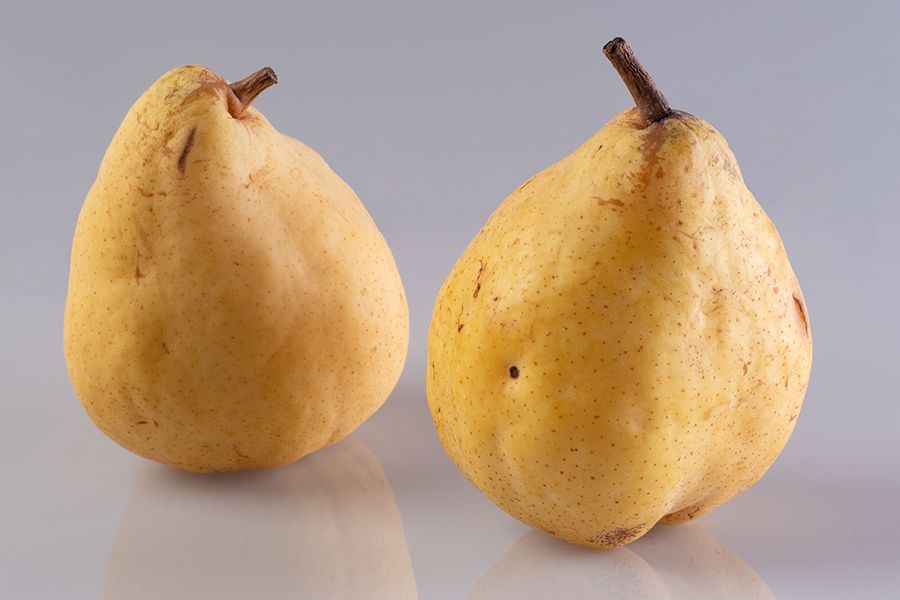
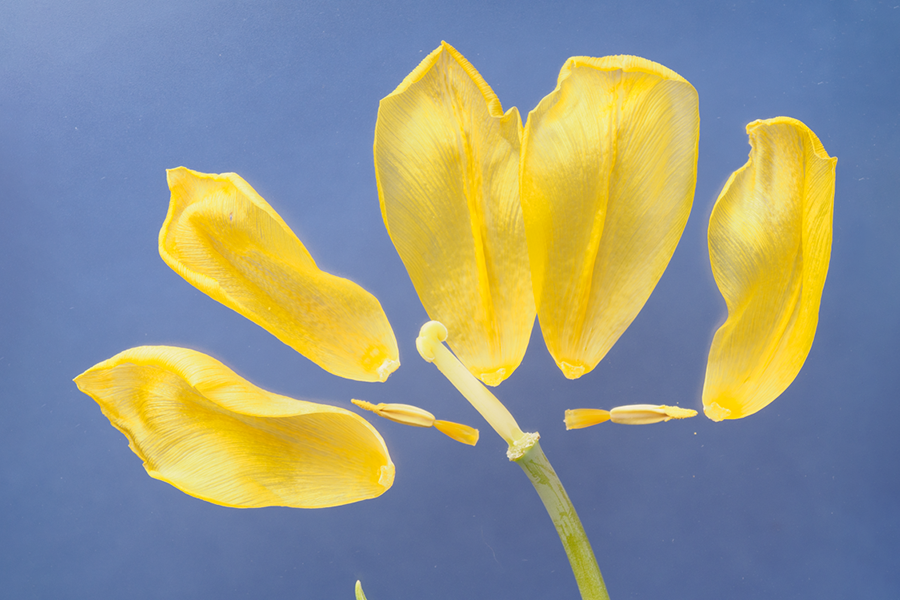
Layered file, before and after one edit (900x600). Changes by layer:
renamed "背景 のコピー" to "花", painted on it over [0, 0, 900, 600]
painted on "背景" over [0, 0, 900, 600]